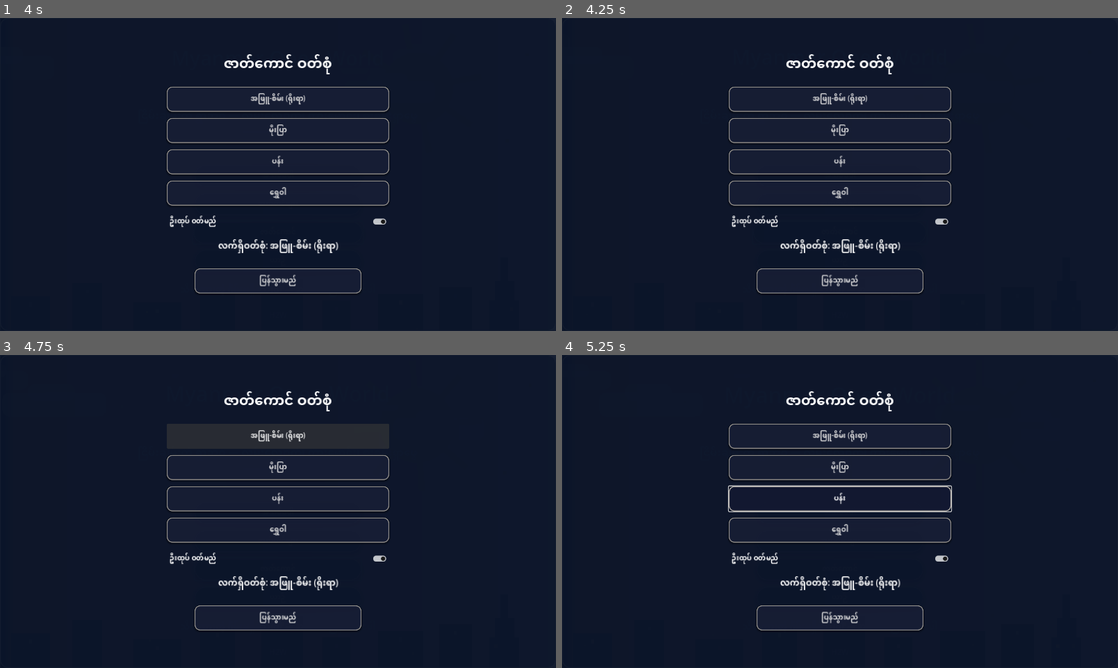
Above: before the commit, frames 1-4 (two rows, left to right).
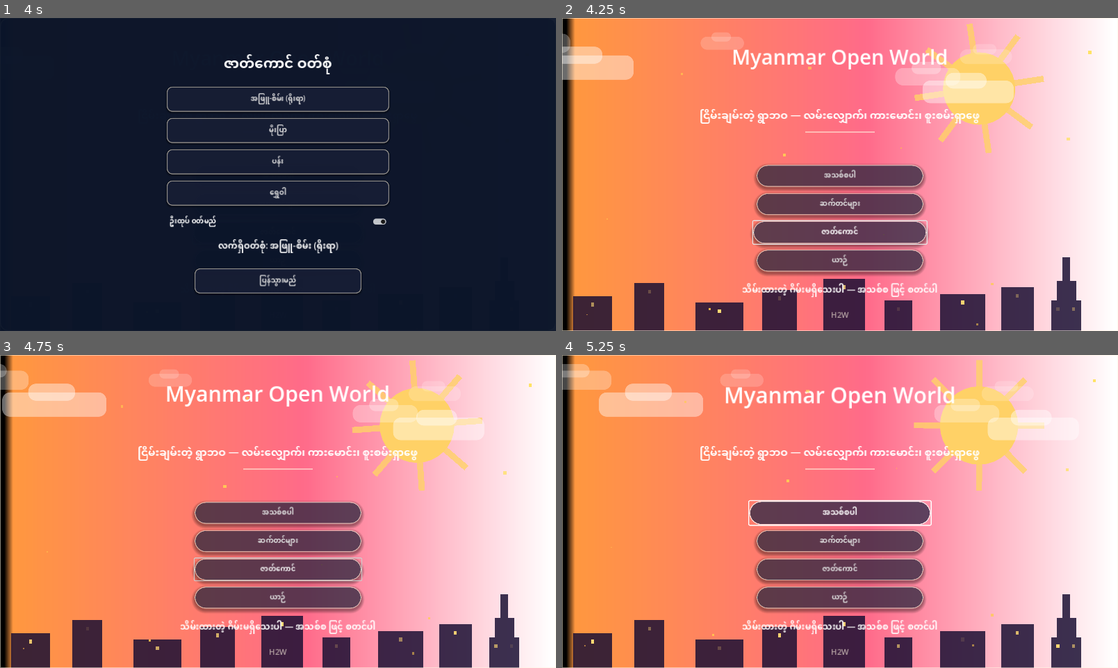
Above: after the commit, the same moments.

Repository: sudohlaingwin/gta-open-world
Game: Godot game, scene res://scenes/ui/main_menu.tscn
Two runs of this game, one before a commit and one after it. Both use one fixed random seed, a clock stepped at 60 frames per second and the inputs below.
Inputs (mouse positions are in pixels of both pictures, inside the frame that each line leads up to):
- Up to frame 1 (4 s): tap Enter (ui_accept) at 0.5, 0.77, 1.07, 3.77 s; move the mouse to (400, 158) at 0.52 s; hold Right (ui_right) 0.53-1.25 s; hold E 0.53-1.25 s; click (400, 158) at 0.67 s; drag from (166, 190) to (250, 237) at 1.27 s; move the mouse to (333, 105) at 2.02 s; hold Right (ui_right) 2.03-2.75 s; hold Ctrl 2.03-2.75 s; click (333, 105) at 2.17 s; tap E at 2.3 s; drag from (250, 237) to (111, 127) at 2.77 s; move the mouse to (444, 221) at 3.52 s; hold Left (ui_left) from 3.53 s (still down); hold E from 3.53 s (still down); click (444, 221) at 3.67 s
- Up to frame 2 (4.25 s): keep holding Left (ui_left); keep holding E; tap Enter (ui_accept) at 4.07 s; tap Escape (ui_cancel) at 4.15 s
- Up to frame 3 (4.75 s): release Left (ui_left) at 4.25 s; release E at 4.25 s; drag from (111, 464) to (194, 433) at 4.27 s
- Up to frame 4 (5.25 s): move the mouse to (867, 511) at 5.02 s; hold Down (ui_down) from 5.03 s (still down); hold J from 5.03 s (still down); click (867, 511) at 5.17 s

Frame 1 is identical in both runs. In frame 2, 100% of the frame differs, in the area x 0-100%, y 0-100%; in frame 3, 100%; in frame 4, 100%.

Commit message:
Slice 161: Android Back key stack + exit confirm dialog (one central autoload handler, no .tscn edits)

Diff:
--- /dev/null
+++ b/autoload/back_handler161.gd
@@ -0,0 +1,320 @@
+extends Node
+
+## S161: ONE central Android Back handler. This autoload owns Back for
+## the whole app — no scene implements its own back path, so two
+## handlers can never fight. Registered in project.godot [autoload].
+##
+## Bug fixed: NOTHING handled Back before (no GO_BACK_REQUEST, no
+## KEY_ESCAPE, no quit() anywhere in .gd), so an unhandled Android
+## Back press fell through to the engine default and quit the app
+## outright instead of reaching the main menu.
+##
+## Stack, topmost first (each Back peels exactly one layer):
+##   confirm dialog open -> dismiss dialog, stay in menu
+##   custom-controls editor open -> Cancel-equivalent (discard, queue_free)
+##   settings panel visible -> hide it, return to its opener
+##     (pause menu if opened from pause, main menu if from menu)
+##   pause panel visible -> resume via the existing resume path
+##   world map visible -> close_map (restores was_paused)
+##   character / vehicle panel visible -> hide it
+##   help label visible -> hide it
+##   More cluster open -> close it
+##   playing, nothing open -> main menu via the EXISTING save path
+##     (player _on_quit_to_menu_pressed: save + unpause + change scene)
+##   main menu, nothing open -> exit CONFIRM dialog (Burmese)
+## Back NEVER quits the app except through the dialog's Yes.
+##
+## Paths: Android Back arrives as NOTIFICATION_WM_GO_BACK_REQUEST;
+## desktop Esc arrives as ui_cancel (fallback only — on Android the
+## back button produces the notification, never ui_cancel, so the two
+## paths cannot double-fire). Both call handle_back() once and mark
+## the viewport input handled so the engine default quit is suppressed.
+## process_mode is ALWAYS so Back works while the tree is paused
+## (pause menu, world map, and the S160 editor all pause the tree).
+
+var quit_requested: bool = false
+var last_action: String = ""
+var _dialog: CanvasLayer = null
+
+
+func _ready() -> void:
+	process_mode = Node.PROCESS_MODE_ALWAYS
+
+
+func _notification(what: int) -> void:
+	if what == NOTIFICATION_WM_GO_BACK_REQUEST:
+		handle_back()
+		var vp: Viewport = get_viewport()
+		if vp != null:
+			vp.set_input_as_handled()
+
+
+func _input(event: InputEvent) -> void:
+	if not event.is_action_pressed("ui_cancel"):
+		return
+	var k: InputEventKey = event as InputEventKey
+	if k != null and k.echo:
+		return
+	handle_back()
+	var vp: Viewport = get_viewport()
+	if vp != null:
+		vp.set_input_as_handled()
+
+
+func dialog_open() -> bool:
+	return _dialog != null and is_instance_valid(_dialog)
+
+
+func handle_back() -> void:
+	# 1. Confirm dialog open -> dismiss, stay in menu.
+	if dialog_open():
+		_dismiss_dialog()
+		last_action = "dialog_dismiss"
+		return
+	var tree: SceneTree = get_tree()
+	if tree == null:
+		last_action = "none"
+		return
+	var root: Window = tree.root
+	# 2. Custom-controls editor (root child) -> Cancel-equivalent.
+	var ed: Node = null
+	if root != null:
+		ed = root.get_node_or_null("CustomControls160")
+	if ed != null and is_instance_valid(ed):
+		if ed.has_method("_on_cancel_pressed"):
+			ed.call("_on_cancel_pressed")
+		else:
+			ed.queue_free()
+		last_action = "editor_cancel"
+		return
+	var scene: Node = tree.current_scene
+	if scene == null:
+		last_action = "none"
+		return
+	# 3. Settings panel visible -> hide only; the opener (pause menu
+	# or main menu) stays exactly as it was underneath.
+	var settings: Node = _find_visible(scene, "SettingsPanel")
+	if settings != null:
+		_hide_panel(settings)
+		last_action = "settings"
+		return
+	# 4. Pause panel visible -> resume via the existing path
+	# (it also re-applies HUD scale on resume).
+	var player: Node = _find_player(scene)
+	var pause_panel: Node = _find_visible(scene, "PausePanel21")
+	if pause_panel != null and player != null:
+		if player.has_method("_on_resume_pressed"):
+			player.call("_on_resume_pressed")
+		else:
+			tree.paused = false
+			(pause_panel as CanvasItem).visible = false
+		last_action = "resume"
+		return
+	# 5. World map visible -> close (restores was_paused).
+	var wm: Node = _find_visible(scene, "WorldMapPanel")
+	if wm != null:
+		if wm.has_method("close_map"):
+			wm.call("close_map")
+		else:
+			(wm as CanvasItem).visible = false
+		last_action = "worldmap"
+		return
+	# 6. Character / vehicle panels visible -> hide.
+	for nm in ["CharacterPanel", "VehiclePanel"]:
+		var p: Node = _find_visible(scene, nm)
+		if p != null:
+			_hide_panel(p)
+			last_action = "panel"
+			return
+	# 7. Help label visible -> hide. 8. More cluster open -> close.
+	if player != null:
+		var help: Variant = player.get("help_label")
+		var help_ctl: Control = help as Control
+		if help_ctl != null and help_ctl.is_visible_in_tree():
+			help_ctl.visible = false
+			last_action = "help"
+			return
+		if bool(player.get("hud_more_open")) and player.has_method("_on_more_toggle"):
+			player.call("_on_more_toggle")
+			last_action = "more"
+			return
+	# 9. Playing, nothing open -> main menu via the existing save path.
+	if player != null and player.has_method("_on_quit_to_menu_pressed"):
+		player.call("_on_quit_to_menu_pressed")
+		last_action = "to_menu"
+		return
+	# 10. Main menu, nothing open -> exit confirm dialog.
+	_show_dialog()
+	last_action = "dialog"
+
+
+func _hide_panel(p: Node) -> void:
+	if p.has_method("_on_back_pressed"):
+		p.call("_on_back_pressed")
+	else:
+		(p as CanvasItem).visible = false
+
+
+func _find_player(scene: Node) -> Node:
+	var direct: Node = scene.get_node_or_null("Player")
+	if direct != null and direct.has_method("_on_quit_to_menu_pressed"):
+		return direct
+	return _find_by_method(scene, "_on_quit_to_menu_pressed")
+
+
+func _find_by_method(n: Node, method: String) -> Node:
+	if n.has_method(method):
+		return n
+	for c in n.get_children():
+		var found: Node = _find_by_method(c, method)
+		if found != null:
+			return found
+	return null
+
+
+func _find_visible(scene: Node, node_name: String) -> Node:
+	return _find_visible_rec(scene, node_name)
+
+
+func _find_visible_rec(n: Node, node_name: String) -> Node:
+	if n.name == node_name:
+		var ci: CanvasItem = n as CanvasItem
+		if ci != null and ci.is_visible_in_tree():
+			return n
+	for c in n.get_children():
+		var found: Node = _find_visible_rec(c, node_name)
+		if found != null:
+			return found
+	return null
+
+
+func _show_dialog() -> void:
+	if dialog_open():
+		return
+	var tree: SceneTree = get_tree()
+	if tree == null or tree.root == null:
+		return
+	var layer: CanvasLayer = CanvasLayer.new()
+	layer.name = "ExitConfirm161"
+	layer.layer = 100
+	layer.process_mode = Node.PROCESS_MODE_ALWAYS
+	var dim: ColorRect = ColorRect.new()
+	dim.name = "Dim161"
+	dim.color = Color(0.0, 0.0, 0.0, 0.55)
+	dim.mouse_filter = Control.MOUSE_FILTER_STOP
+	dim.anchor_left = 0.0
+	dim.anchor_top = 0.0
+	dim.anchor_right = 1.0
+	dim.anchor_bottom = 1.0
+	layer.add_child(dim)
+	var panel: Panel = Panel.new()
+	panel.name = "Panel161"
+	panel.anchor_left = 0.5
+	panel.anchor_top = 0.5
+	panel.anchor_right = 0.5
+	panel.anchor_bottom = 0.5
+	panel.offset_left = -260.0
+	panel.offset_top = -90.0
+	panel.offset_right = 260.0
+	panel.offset_bottom = 90.0
+	var pstyle: StyleBoxFlat = StyleBoxFlat.new()
+	pstyle.bg_color = Color(0.10, 0.13, 0.24, 0.75)
+	pstyle.set_corner_radius_all(18)
+	pstyle.border_width_left = 2
+	pstyle.border_width_right = 2
+	pstyle.border_width_top = 2
+	pstyle.border_width_bottom = 2
+	pstyle.border_color = Color(1.0, 0.96, 0.88, 0.55)
+	pstyle.shadow_size = 8
+	pstyle.shadow_color = Color(0.0, 0.0, 0.0, 0.35)
+	pstyle.shadow_offset = Vector2(0.0, 4.0)
+	panel.add_theme_stylebox_override("panel", pstyle)
+	layer.add_child(panel)
+	var label: Label = Label.new()
+	label.name = "Label161"
+	label.text = "ဂိမ်းက ထွက်မလား?"
+	label.horizontal_alignment = HORIZONTAL_ALIGNMENT_CENTER
+	label.vertical_alignment = VERTICAL_ALIGNMENT_CENTER
+	label.anchor_left = 0.0
+	label.anchor_top = 0.0
+	label.anchor_right = 1.0
+	label.anchor_bottom = 0.0
+	label.offset_left = 20.0
+	label.offset_top = 20.0
+	label.offset_right = -20.0
+	label.offset_bottom = 80.0
+	label.add_theme_font_size_override("font_size", 26)
+	panel.add_child(label)
+	var row_n: StyleBoxFlat = StyleBoxFlat.new()
+	row_n.bg_color = Color(0.13, 0.16, 0.28, 0.55)
+	row_n.set_corner_radius_all(12)
+	row_n.border_width_left = 2
+	row_n.border_width_right = 2
+	row_n.border_width_top = 2
+	row_n.border_width_bottom = 2
+	row_n.border_color = Color(1.0, 0.96, 0.88, 0.55)
+	row_n.shadow_size = 4
+	row_n.shadow_color = Color(0.0, 0.0, 0.0, 0.35)
+	row_n.shadow_offset = Vector2(0.0, 2.0)
+	var row_p: StyleBoxFlat = StyleBoxFlat.new()
+	row_p.bg_color = Color(0.08, 0.10, 0.20, 0.70)
+	row_p.set_corner_radius_all(12)
+	row_p.border_width_left = 2
+	row_p.border_width_right = 2
+	row_p.border_width_top = 2
+	row_p.border_width_bottom = 2
+	row_p.border_color = Color(1.0, 0.96, 0.88, 0.70)
+	var yes: Button = Button.new()
+	yes.name = "Yes161"
+	yes.text = "ထွက်မယ်"
+	yes.anchor_left = 0.0
+	yes.anchor_top = 0.0
+	yes.anchor_right = 0.0
+	yes.anchor_bottom = 0.0
+	yes.offset_left = 30.0
+	yes.offset_top = 110.0
+	yes.offset_right = 240.0
+	yes.offset_bottom = 160.0
+	yes.add_theme_stylebox_override("normal", row_n)
+	yes.add_theme_stylebox_override("pressed", row_p)
+	yes.add_theme_font_size_override("font_size", 22)
+	yes.pressed.connect(_on_dialog_yes)
+	panel.add_child(yes)
+	var no: Button = Button.new()
+	no.name = "No161"
+	no.text = "မထွက်ဘူး"
+	no.anchor_left = 0.0
+	no.anchor_top = 0.0
+	no.anchor_right = 0.0
+	no.anchor_bottom = 0.0
+	no.offset_left = 280.0
+	no.offset_top = 110.0
+	no.offset_right = 490.0
+	no.offset_bottom = 160.0
+	no.add_theme_stylebox_override("normal", row_n)
+	no.add_theme_stylebox_override("pressed", row_p)
+	no.add_theme_font_size_override("font_size", 22)
+	no.pressed.connect(_on_dialog_no)
+	panel.add_child(no)
+	tree.root.add_child(layer)
+	_dialog = layer
+
+
+func _dismiss_dialog() -> void:
+	if _dialog != null and is_instance_valid(_dialog):
+		(_dialog as Node).queue_free()
+	_dialog = null
+
+
+func _on_dialog_yes() -> void:
+	quit_requested = true
+	last_action = "quit"
+	_dismiss_dialog()
+	var tree: SceneTree = get_tree()
+	if tree != null:
+		tree.quit()
+
+
+func _on_dialog_no() -> void:
+	_dismiss_dialog()
+	last_action = "dialog_no"
--- a/project.godot
+++ b/project.godot
@@ -28,3 +28,4 @@
 
 SaveManager="*res://autoload/save_manager.gd"
 MissionManager="*res://autoload/mission_manager.gd"
+BackHandler161="*res://autoload/back_handler161.gd"
